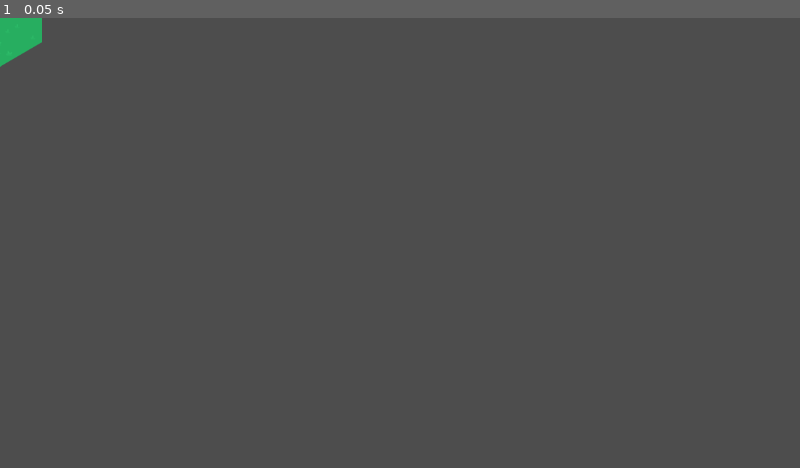
Above: before the commit, frame 1.
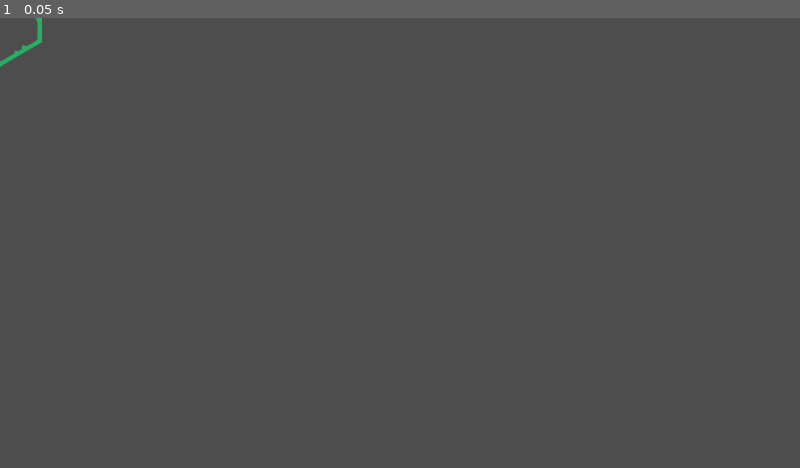
Above: after the commit, the same moment.

Repository: nicoviarnes/hex
Game: Godot game, scene res://hex.tscn
The game is run twice, just before and just after one commit, with the same random seed, the same clock (stepped at 60 frames per second) and the same inputs. The project has no main scene, so this scene is started directly.
Inputs:
- Up to frame 1 (0.05 s): no input

The runs differ from the first frame. In frame 1, 0.3% of the frame differs, in the area x 0-5%, y 0-10%.

Commit message:
hexes have knowledge of their neighbors, add terrain tiles to the map with clicks, setup random hex choice

Diff:
--- /dev/null
+++ b/ChoiceManager.gd
@@ -0,0 +1,3 @@
+extends Node
+
+var choice : CompressedTexture2D
--- /dev/null
+++ b/choice.gd
@@ -0,0 +1,30 @@
+extends Sprite2D
+@onready var glow = $glow
+@onready var shine = $shine
+
+var grass = preload("res://assets/Tiles/Terrain/Grass/grass_05.png")
+var dirt = preload("res://assets/Tiles/Terrain/Dirt/dirt_06.png")
+var stone = preload("res://assets/Tiles/Terrain/Stone/stone_07.png")
+var sand = preload("res://assets/Tiles/Terrain/Sand/sand_07.png")
+
+
+var tiles = [grass, dirt, stone, sand]
+# Called when the node enters the scene tree for the first time.
+func _ready():
+	var tile = tiles.pick_random()
+	texture = tile
+	glow.texture = tile
+	shine.texture = tile
+
+
+func _on_area_2d_mouse_entered():
+	glow.visible = true
+
+
+func _on_area_2d_mouse_exited():
+	glow.visible = false
+
+
+func _on_area_2d_input_event(viewport, event, shape_idx):
+	if event is InputEventMouseButton and event.button_index == MOUSE_BUTTON_LEFT and event.pressed:
+		ChoiceManager.choice = texture
--- /dev/null
+++ b/choice.tscn
@@ -0,0 +1,43 @@
+[gd_scene load_steps=8 format=3 uid="uid://b0cvr2ai2hwas"]
+
+[ext_resource type="Script" path="res://choice.gd" id="1_4mtgs"]
+[ext_resource type="Shader" path="res://outline.gdshader" id="2_qqtu0"]
+[ext_resource type="Texture2D" uid="uid://vnv4xusaeqnn" path="res://assets/Tiles/Terrain/Grass/grass_05.png" id="3_i0gei"]
+[ext_resource type="Shader" path="res://shine.gdshader" id="4_7t3o4"]
+
+[sub_resource type="RectangleShape2D" id="RectangleShape2D_85mtp"]
+size = Vector2(116, 66.5)
+
+[sub_resource type="ShaderMaterial" id="ShaderMaterial_bmec4"]
+shader = ExtResource("4_7t3o4")
+shader_parameter/onoff = null
+shader_parameter/shine_color = Color(1, 1, 1, 1)
+shader_parameter/shine_speed = 0.0
+shader_parameter/shine_size = 0.01
+
+[sub_resource type="ShaderMaterial" id="ShaderMaterial_2xew1"]
+shader = ExtResource("2_qqtu0")
+shader_parameter/glow_amount = 0.25
+shader_parameter/glow_color = Color(1, 1, 1, 1)
+
+[node name="choice" type="Sprite2D"]
+position = Vector2(586, 283)
+script = ExtResource("1_4mtgs")
+
+[node name="Area2D" type="Area2D" parent="."]
+
+[node name="CollisionShape2D" type="CollisionShape2D" parent="Area2D"]
+position = Vector2(0, -0.25)
+shape = SubResource("RectangleShape2D_85mtp")
+
+[node name="shine" type="Sprite2D" parent="."]
+material = SubResource("ShaderMaterial_bmec4")
+
+[node name="glow" type="Sprite2D" parent="."]
+visible = false
+material = SubResource("ShaderMaterial_2xew1")
+texture = ExtResource("3_i0gei")
+
+[connection signal="input_event" from="Area2D" to="." method="_on_area_2d_input_event"]
+[connection signal="mouse_entered" from="Area2D" to="." method="_on_area_2d_mouse_entered"]
+[connection signal="mouse_exited" from="Area2D" to="." method="_on_area_2d_mouse_exited"]
--- a/hex.gd
+++ b/hex.gd
@@ -1,9 +1,20 @@
 extends Sprite2D
+
 @onready var glow = $glow
 
+var grass = preload("res://assets/Tiles/Terrain/Grass/grass_05.png")
+var dirt = preload("res://assets/Tiles/Terrain/Dirt/dirt_06.png")
+var stone = preload("res://assets/Tiles/Terrain/Stone/stone_07.png")
+var sand = preload("res://assets/Tiles/Terrain/Sand/sand_07.png")
+
+var neighbors = []
+
+var occupied = false
 
 func _on_area_2d_mouse_entered():
-	glow.visible = true
+	if not occupied:
+		glow.texture = ChoiceManager.choice
+		glow.visible = true
 
 
 func _on_area_2d_mouse_exited():
@@ -12,5 +23,19 @@
 
 func _on_area_2d_input_event(_viewport, event, _shape_idx):
 	if event is InputEventMouseButton and event.button_index == MOUSE_BUTTON_LEFT and event.pressed:
-		#emit_signal("clicked", self)
-		self.visible = false
+		if not occupied && ChoiceManager.choice != null:
+			self.texture = ChoiceManager.choice
+			ChoiceManager.choice = null
+			occupied = true
+#		for neighbor in neighbors:
+#			neighbor.get_parent().get_node("glow").visible = true
+
+
+func get_neighbors():
+	print(neighbors)
+
+
+func _on_neigbors_area_entered(area):
+	if area.is_in_group("hex") && area.get_parent() != self:
+		if not neighbors.has(area):
+			neighbors.append(area)
--- a/hex.tscn
+++ b/hex.tscn
@@ -1,5 +1,6 @@
-[gd_scene load_steps=6 format=3 uid="uid://dhn4pq5pmuxnq"]
+[gd_scene load_steps=8 format=3 uid="uid://dhn4pq5pmuxnq"]
 
+[ext_resource type="Texture2D" uid="uid://c3ovg3hfv6r2t" path="res://assets/Tiles/Terrain/Grass/grass_18.png" id="1_1f5sa"]
 [ext_resource type="Texture2D" uid="uid://vnv4xusaeqnn" path="res://assets/Tiles/Terrain/Grass/grass_05.png" id="1_wgvmj"]
 [ext_resource type="Script" path="res://hex.gd" id="2_0vine"]
 [ext_resource type="Shader" path="res://outline.gdshader" id="4_37xox"]
@@ -12,11 +13,14 @@
 shader_parameter/glow_amount = 0.25
 shader_parameter/glow_color = Color(1, 1, 1, 1)
 
+[sub_resource type="CircleShape2D" id="CircleShape2D_yhj7f"]
+radius = 129.004
+
 [node name="Hex" type="Sprite2D"]
-texture = ExtResource("1_wgvmj")
+texture = ExtResource("1_1f5sa")
 script = ExtResource("2_0vine")
 
-[node name="Area2D" type="Area2D" parent="."]
+[node name="Area2D" type="Area2D" parent="." groups=["hex"]]
 
 [node name="CollisionShape2D" type="CollisionShape2D" parent="Area2D"]
 position = Vector2(0, -0.25)
@@ -27,6 +31,12 @@
 material = SubResource("ShaderMaterial_w6frc")
 texture = ExtResource("1_wgvmj")
 
+[node name="neigbors" type="Area2D" parent="."]
+
+[node name="CollisionShape2D" type="CollisionShape2D" parent="neigbors"]
+shape = SubResource("CircleShape2D_yhj7f")
+
 [connection signal="input_event" from="Area2D" to="." method="_on_area_2d_input_event"]
 [connection signal="mouse_entered" from="Area2D" to="." method="_on_area_2d_mouse_entered"]
 [connection signal="mouse_exited" from="Area2D" to="." method="_on_area_2d_mouse_exited"]
+[connection signal="area_entered" from="neigbors" to="." method="_on_neigbors_area_entered"]
--- /dev/null
+++ b/main.tscn
@@ -0,0 +1,11 @@
+[gd_scene load_steps=3 format=3 uid="uid://cyncqvduph3yy"]
+
+[ext_resource type="PackedScene" uid="uid://db6e4fctrilsf" path="res://map.tscn" id="1_07mbj"]
+[ext_resource type="PackedScene" uid="uid://btgb3ge2g4158" path="res://random_hexes.tscn" id="2_wnl4u"]
+
+[node name="Main" type="Node2D"]
+
+[node name="Map" parent="." instance=ExtResource("1_07mbj")]
+
+[node name="RandomHexes" parent="." instance=ExtResource("2_wnl4u")]
+position = Vector2(820, 215)
--- a/map.gd
+++ b/map.gd
@@ -1,7 +1,6 @@
 extends Node2D
 
 @onready var hex = preload("res://hex.tscn")
-
 
 func _ready():
 	# Initialize variables
@@ -10,19 +9,26 @@
 	var sprite_offset = Vector2(122, 107) # Defines the spacing between sprites
 	var current_position = Vector2(60, 70) # Starting position of the first sprite
 
+	# Create a 2D array to store the HexTile instances
+	var hex_tiles = []
+	for row in range(grid_size.y):
+		hex_tiles.append([])
+
 	# Loop through each row in the grid
 	for row in range(grid_size.y):
-	# Loop through each column in the grid
+		# Loop through each column in the grid
 		for column in range(grid_size.x):
-		# Calculate x_offset for odd rows
+			# Calculate x_offset for odd rows
 			var x_offset = 0
 			if row % 2 != 0:
 				x_offset = 61
 
 			# Instantiate a new hex sprite and position it
 			var sprite = hex.instantiate()
+			#var hex_tile = sprite.get_node("HexTile")
 			sprite.position = current_position + Vector2(x_offset, 0)
 			add_child(sprite)
+
 
 			# Increment sprite count
 			sprite_count += 1
--- a/project.godot
+++ b/project.godot
@@ -14,6 +14,10 @@
 config/features=PackedStringArray("4.0", "Forward Plus")
 config/icon="res://icon.svg"
 
+[autoload]
+
+ChoiceManager="*res://ChoiceManager.gd"
+
 [display]
 
 window/stretch/mode="canvas_items"
--- /dev/null
+++ b/random_hexes.gd
@@ -0,0 +1,17 @@
+extends Node2D
+
+var hex_choice = preload("res://choice.tscn")
+var choice_count = 3
+var x_offset = 0
+
+# Called when the node enters the scene tree for the first time.
+func _ready():
+	for choice in choice_count:
+		var hex = hex_choice.instantiate()
+		hex.position.x = x_offset
+		x_offset += 122
+		add_child(hex)
+
+# Called every frame. 'delta' is the elapsed time since the previous frame.
+func _process(delta):
+	pass
--- /dev/null
+++ b/random_hexes.tscn
@@ -0,0 +1,6 @@
+[gd_scene load_steps=2 format=3 uid="uid://btgb3ge2g4158"]
+
+[ext_resource type="Script" path="res://random_hexes.gd" id="1_l5l12"]
+
+[node name="RandomHexes" type="Node2D"]
+script = ExtResource("1_l5l12")
--- a/shine.gdshader
+++ b/shine.gdshader
@@ -3,11 +3,11 @@
 uniform float onoff ;
 
 uniform vec4 shine_color : source_color = vec4(1.0);
-uniform float shine_speed : hint_range(0.0, 10.0, 0.1) = 0.0;
+uniform float shine_speed : hint_range(0.0, 10.0, 0.1) = 2;
 uniform float shine_size : hint_range(0.01, 1.0, 0.01) = 0.01;
 
 void fragment() {
 	COLOR = texture(TEXTURE, UV);
-	float shine = step(1.0 - shine_size * 0.5, 0.5 + 0.5 * sin(UV.x - UV.y + TIME * onoff));
+	float shine = step(1.0 - shine_size * 0.5, 0.5 + 0.5 * sin(UV.x - UV.y + TIME));
 	COLOR.rgb = mix(COLOR.rgb, shine_color.rgb, shine * shine_color.a);
 }
